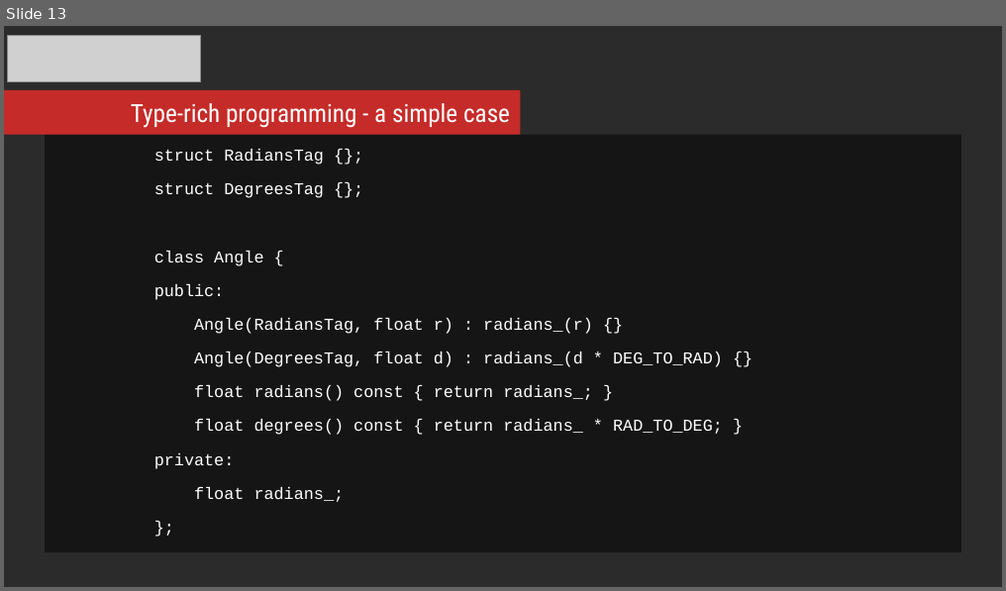
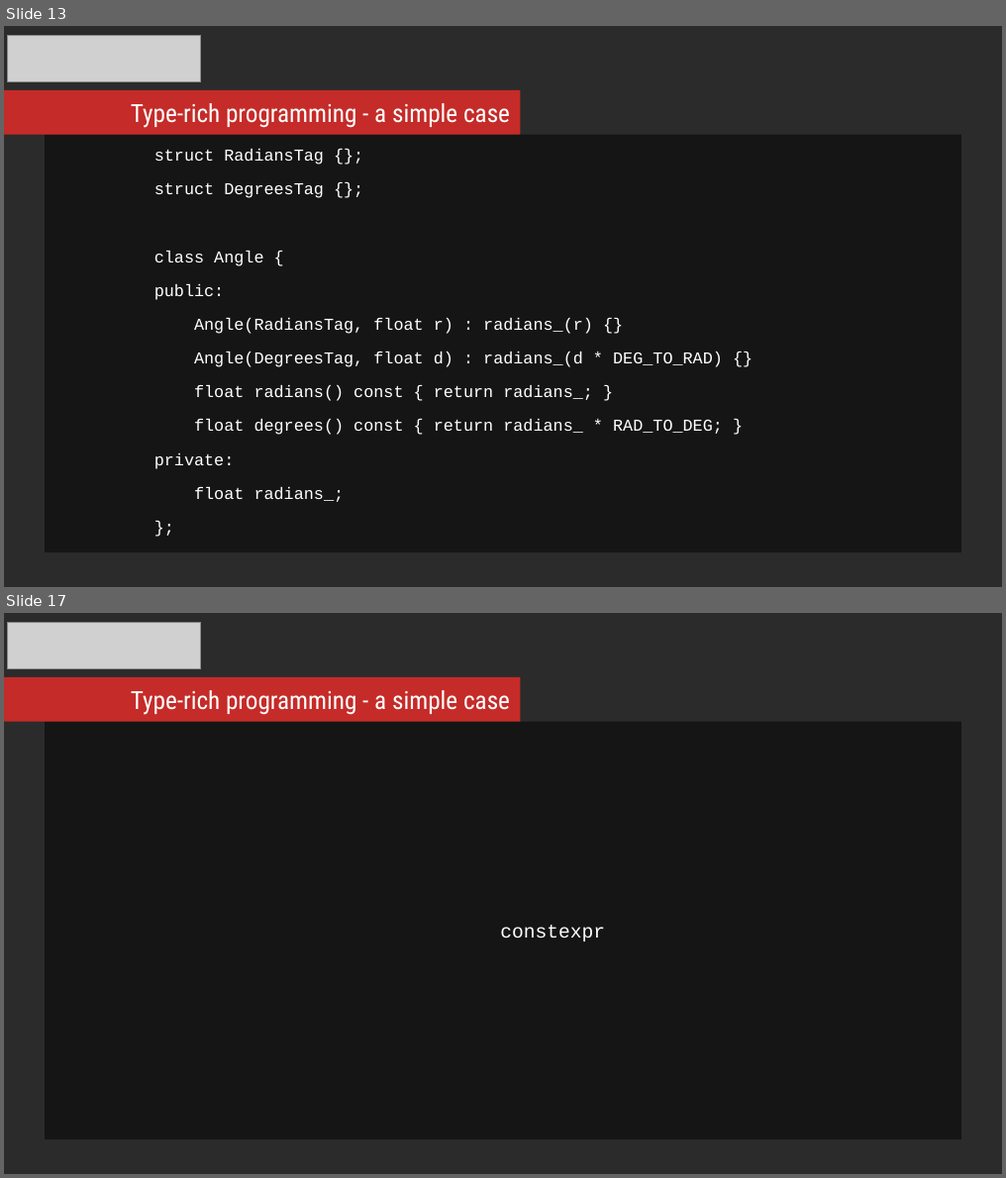
Before and after one commit to mikosz/type-safety, a slide deck: ask-not-what-you-can-do-for-the-compiler.odp. Shown one above the other, each under a label of ours: slide 13 before the commit, slides 13 and 17 after it; the slides between them are not shown. The pictures are 1006x591 and 1006x1178 pixels, drawn with LibreOffice and Linux fonts; fonts in the diff are those of the drawing; grey boxes stand for pictures; background and template pictures are left out; a plain dark background stands for a picture behind light text. Boxes give left, top, right and bottom in pixels: in the first picture for what was removed or moved away, otherwise in the second. Text is boxed around its words. In the diff, an @@ line names an element or a change of style, - is before the commit and + after.

```diff
--- a/ask-not-what-you-can-do-for-the-compiler.odp
+++ b/ask-not-what-you-can-do-for-the-compiler.odp
@@ slide 17 added at (x1=4, y1=613, x2=1002, y2=1174), background picture (left out) @@
@@ picture added at (x1=8, y1=622, x2=202, y2=668) @@
@@ rectangle added at (x1=4, y1=677, x2=520, y2=721), fill #C52B28 @@
@@ text added at (x1=131, y1=690, x2=510, y2=715), 18 pt, text #FFFFFF @@
+Type-rich programming - a simple case
@@ rectangle added at (x1=45, y1=722, x2=961, y2=1140), fill #000000 at 51% opacity, 14 pt, text #FFFFFF @@
+constexpr
```
Also in this commit, not shown: 1 slide changed, 5 other slides added, 8 other files.
